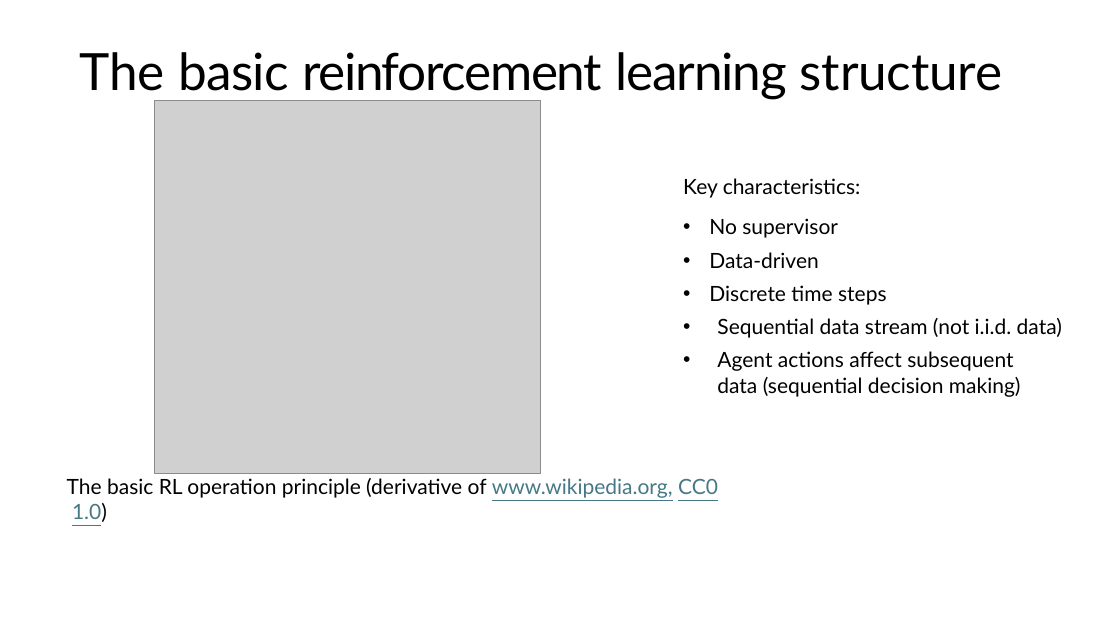
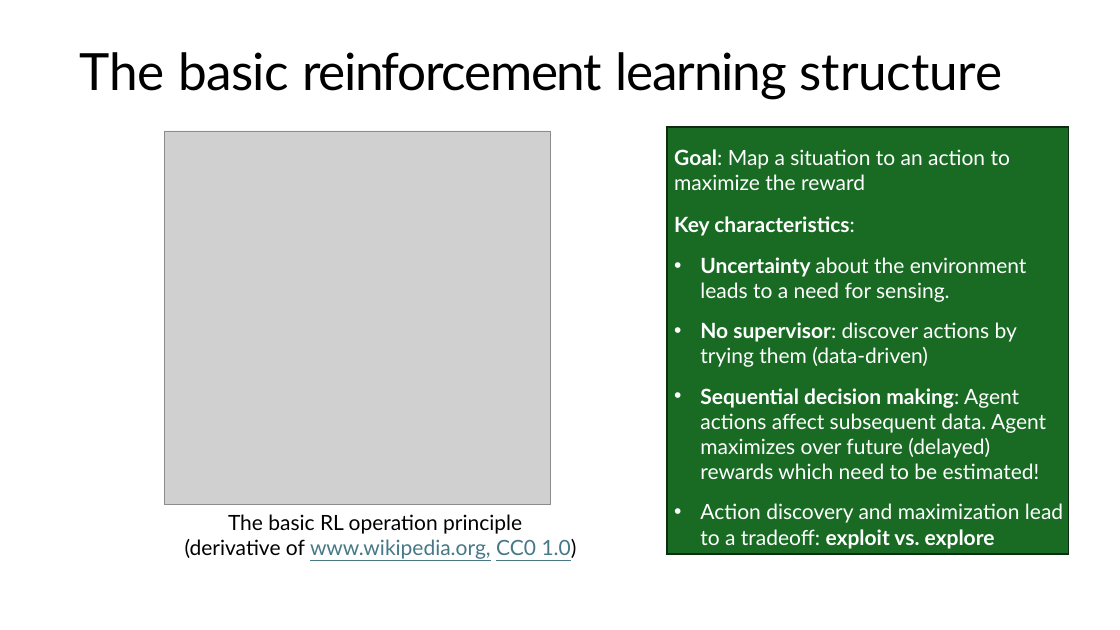
Before and after one commit to mhahsler/Introduction_to_Reinforcement_Learning, a slide deck: slide 6 of slides/Lecture01.pptx (slide 5 before the commit). Drawn at 1120x630 pixels with LibreOffice and Linux fonts; fonts in the diff are those of the drawing; grey boxes stand for pictures. Boxes give left, top, right and bottom in pixels: in the first picture for what was removed or moved away, otherwise in the second. Text is boxed around its words. In the diff, an @@ line names an element or a change of style, - is before the commit and + after.

Commit message:
added slides.

```diff
--- a/slides/Lecture01.pptx
+++ b/slides/Lecture01.pptx
@@ picture removed at bbox=[420, 108, 474, 141] @@
@@ picture: place and size @@
-picture at bbox=[154, 100, 540, 474]
+picture at bbox=[165, 131, 551, 505]
@@ rectangle "Goal: Map a situation to ...": place and size @@
-rectangle "Goal: Map a situation to ..." at bbox=[683, 178, 1062, 397]
+rectangle "Goal: Map a situation to ..." at bbox=[667, 127, 1069, 555]
@@ rectangle "Goal: Map a situation to ..." at bbox=[667, 127, 1069, 555]: fill none to #196B24; outline none to #0B2F10 1.5 pt @@
@@ text in rectangle at bbox=[674, 149, 1010, 190]: paragraph added @@
+Goal: Map a situation to an action to maximize the reward
@@ text in rectangle at bbox=[674, 216, 855, 236]: text colour #000000 to #FFFFFF, bold on in "Key characteristics:" @@
@@ text in rectangle at bbox=[700, 257, 1063, 549]: text changed; text colour #000000 to #FFFFFF @@
-• No supervisor
-• Data-driven
-• Discrete time steps
-• Sequential data stream (not i.i.d. data)
-• Agent actions affect subsequent data (sequential decision making)
+• Uncertainty about the environment leads to a need for sensing.
+• No supervisor: discover actions by trying them (data-driven)
+• Sequential decision making: Agent actions affect subsequent data. Agent maximizes over future (delayed) rewards which need to be estimated!
+• Action discovery and maximization lead to a tradeoff: exploit vs. explore
@@ picture added at bbox=[302, 437, 352, 471] @@
@@ text "The basic RL operation principle ...": place and size @@
-text "The basic RL operation principle ..." at bbox=[67, 478, 718, 522]
+text "The basic RL operation principle ..." at bbox=[185, 514, 577, 559]
@@ text "The basic RL operation principle ..." at bbox=[185, 514, 577, 559]: alignment left to centre @@
```
Also in this commit, not shown: 18 other slides changed, 7 slides added, 4 slides removed, 3 other files.
